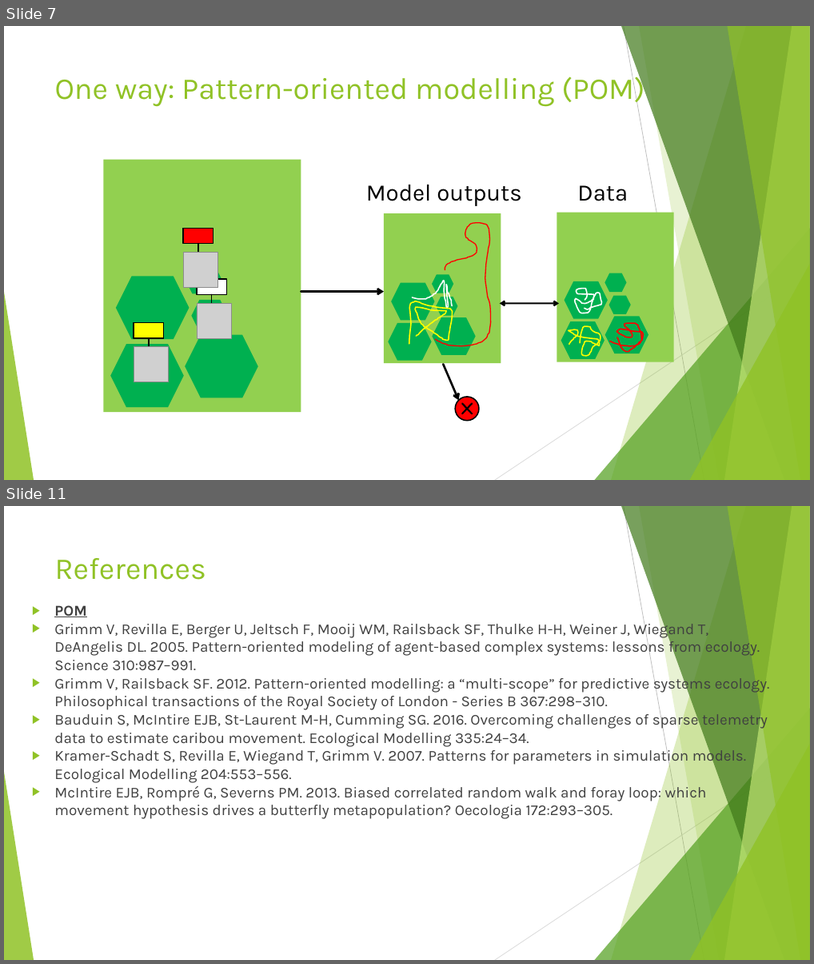
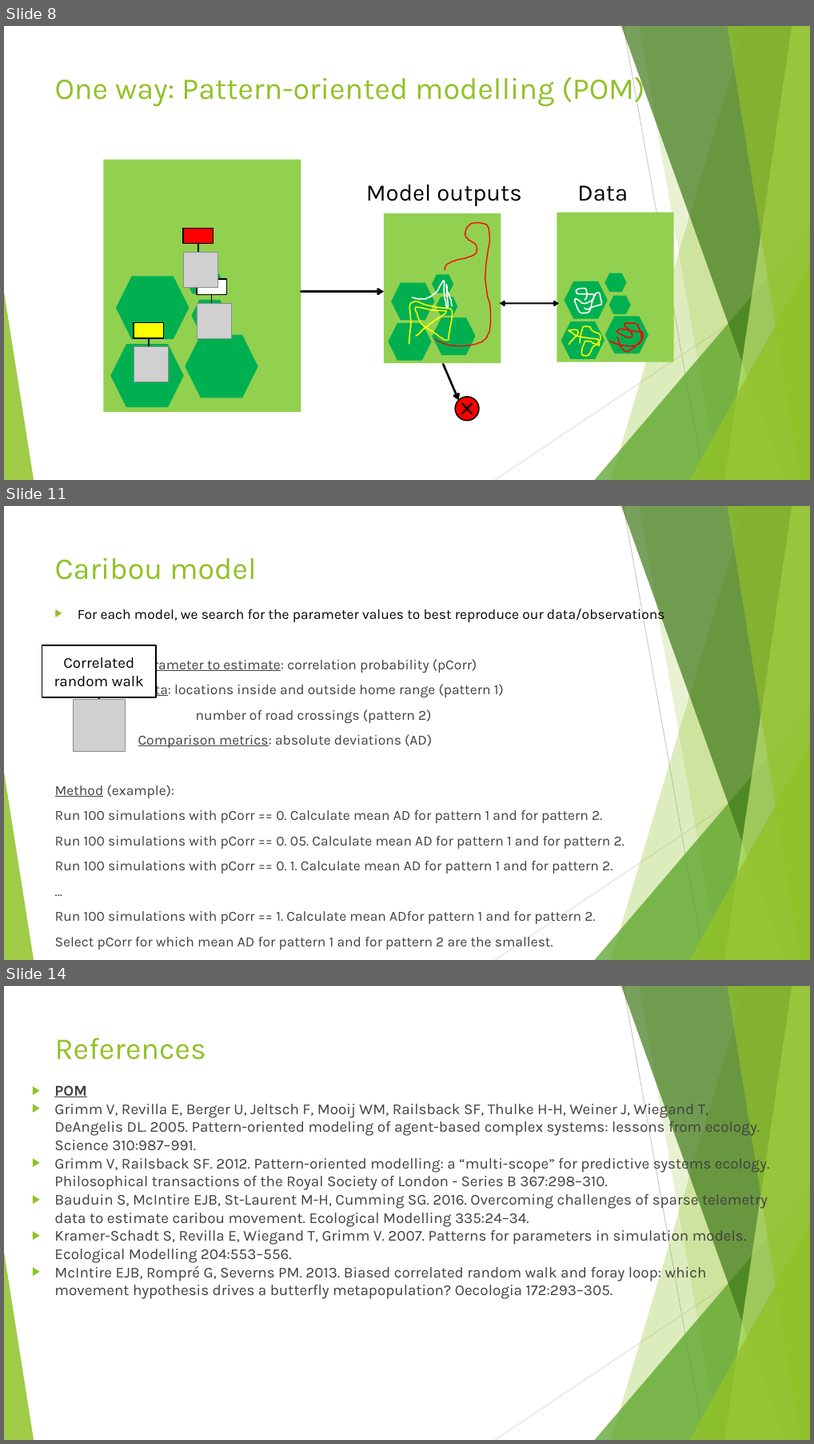
Before and after one commit to SarahBauduin/formation_IBM_NetLogoR, a slide deck: docs/slides/4_Parameter.pptx. Shown one above the other, each under a label of ours: slides 7 and 11 before the commit, slides 8, 11 and 14 after it; the slides between them are not shown. The pictures are 814x964 and 814x1444 pixels, drawn with LibreOffice and Linux fonts; fonts in the diff are those of the drawing; grey boxes stand for pictures. Boxes give left, top, right and bottom in pixels: in the first picture for what was removed or moved away, otherwise in the second. Text is boxed around its words. In the diff, an @@ line names an element or a change of style, - is before the commit and + after.

```diff
--- a/docs/slides/4_Parameter.pptx
+++ b/docs/slides/4_Parameter.pptx
@@ slide 11 added at [4,506,810,960], background #FFFFFF; not listed: 10 template elements that a slide beside it also shows @@
@@ title added at [55,558,256,580], 36 pt, text #90C226 @@
+Caribou model
@@ text added at [55,606,666,946], 16.6 pt, text #404040 @@
+▶ For each model, we search for the parameter values to best reproduce our data/observations
+Parameter to estimate: correlation probability (pCorr)
+Data: locations inside and outside home range (pattern 1)
+number of road crossings (pattern 2)
+Comparison metrics: absolute deviations (AD)
+Method (example):
+Run 100 simulations with pCorr == 0. Calculate mean AD for pattern 1 and for pattern 2.
+Run 100 simulations with pCorr == 0. 05. Calculate mean AD for pattern 1 and for pattern 2.
+Run 100 simulations with pCorr == 0. 1. Calculate mean AD for pattern 1 and for pattern 2.
+…
+Run 100 simulations with pCorr == 1. Calculate mean ADfor pattern 1 and for pattern 2.
+Select pCorr for which mean AD for pattern 1 and for pattern 2 are the smallest.
@@ rectangle added at [42,645,157,697], fill #FFFFFF, outline #000000 1.5 pt, 18 pt, text #000000 @@
+Correlated random walk
@@ picture added at [73,699,125,752] @@
@@ arrow added from (99, 698) to (99, 721), #000000 2 pt @@
@@ what was slide 7 is now slide 8 @@
@@ what was slide 11 is now slide 14 @@
```
Also in this commit, not shown: 3 slides changed, 2 other slides added, 35 other files.
